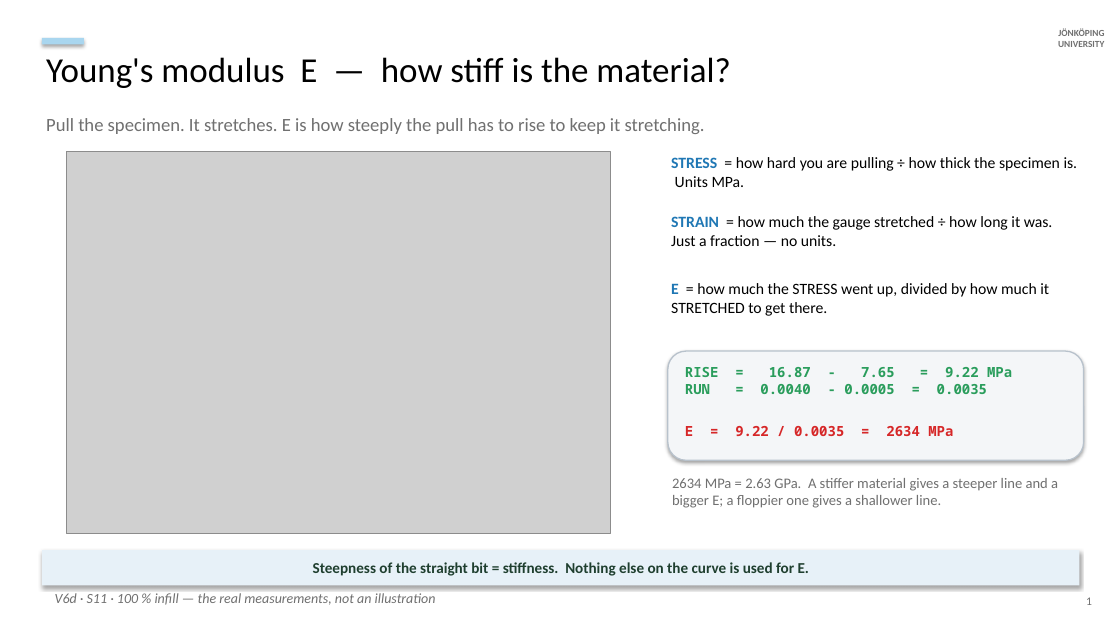
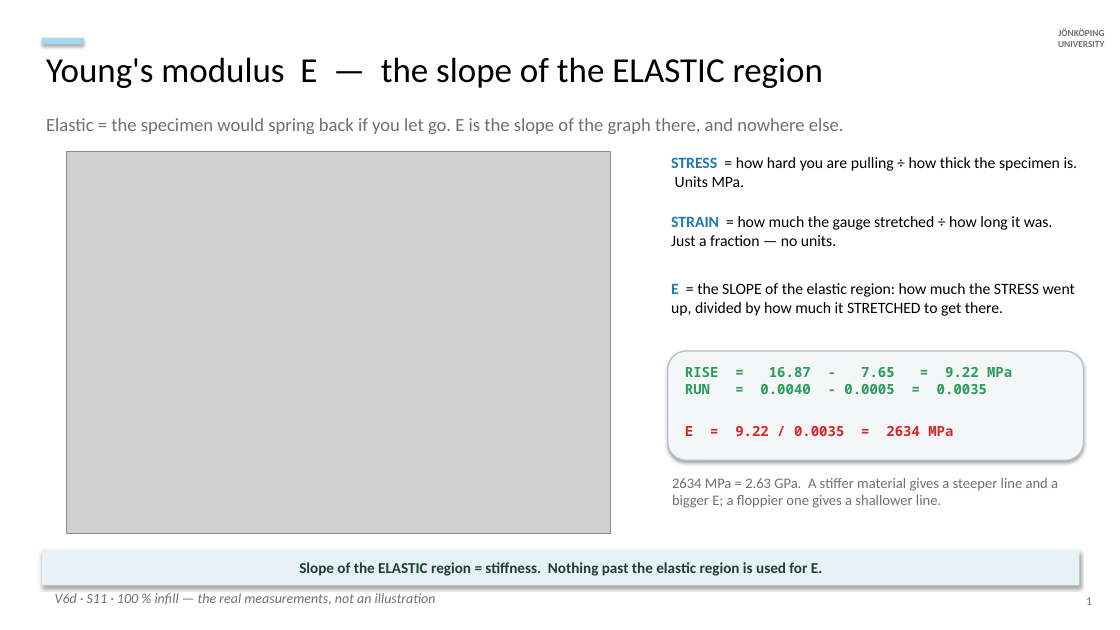
Before and after one commit to cenmir/UTM, a slide deck: slide 1 of documentation/E_modulus_explained.pptx. Drawn at 1120x630 pixels with LibreOffice and Linux fonts; fonts in the diff are those of the drawing; grey boxes stand for pictures. Boxes give left, top, right and bottom in pixels: in the first picture for what was removed or moved away, otherwise in the second. Text is boxed around its words. In the diff, an @@ line names an element or a change of style, - is before the commit and + after.

```diff
--- a/documentation/E_modulus_explained.pptx
+++ b/documentation/E_modulus_explained.pptx
@@ text at box(46, 57, 823, 88): text changed @@
-Young's modulus E — how stiff is the material?
+Young's modulus E — the slope of the ELASTIC region
@@ text at box(46, 118, 844, 134): text changed @@
-Pull the specimen. It stretches. E is how steeply the pull has to rise to keep it stretching.
+Elastic = the specimen would spring back if you let go. E is the slope of the graph there, and nowhere else.
@@ text at box(671, 283, 1075, 316): text changed @@
-E = how much the STRESS went up, divided by how much it STRETCHED to get there.
+E = the SLOPE of the elastic region: how much the STRESS went up, divided by how much it STRETCHED to get there.
@@ text in rectangle at box(299, 562, 822, 576): text changed @@
-Steepness of the straight bit = stiffness. Nothing else on the curve is used for E.
+Slope of the ELASTIC region = stiffness. Nothing past the elastic region is used for E.
```
Also in this commit, not shown: 2 slides added, 5 other files.
